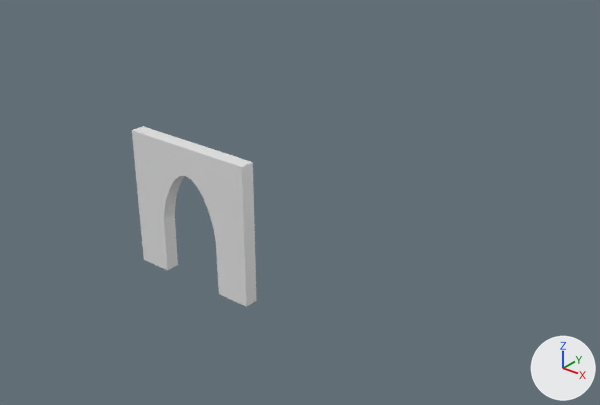
The Blender file GothicChurch.blend: old version first, new version second.
The view is the same before and after, from a 50 mm camera at (16.68, -13.6, 12.03) aimed at (1.72, 5.1, 0.43). Lighting does not change. The marker at lower right points along +X, +Y and +Z. The same objects are shown in both versions, whatever each file hides.

Objects in the first picture: 'Doorway'.
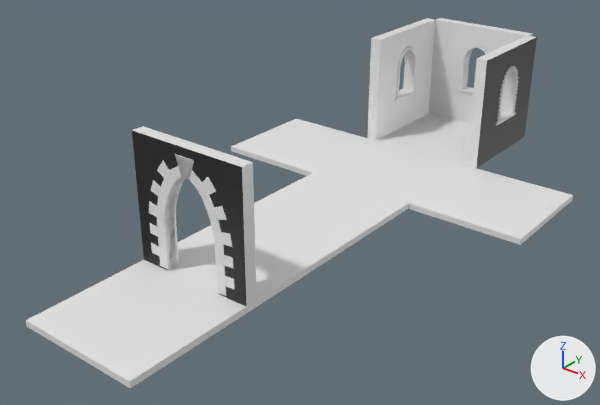
Boxes [x1, y1, x2, y2] around the edits, measured in the pictures (600 x 405 px):
'Floor.006', added
    after: [26, 260, 247, 389]
'Doorway', reshaped, moved, turned
    both: [132, 126, 257, 307]
'Floor.003', added
    after: [408, 166, 573, 245]
'Floor.001', added
    after: [254, 173, 409, 254]
'Window.002', added
    after: [466, 35, 537, 168]
'Window.003', added
    after: [367, 18, 435, 140]
'Floor', added
    after: [168, 218, 337, 313]
'Floor.002', added
    after: [313, 141, 466, 203]
'Window.001', added
    after: [429, 18, 532, 123]
'Floor.004', added
    after: [231, 119, 376, 176]
'Floor.005', added
    after: [376, 114, 470, 165]
part 1 of me_cube, added
    after: [149, 154, 235, 296]
part 2 of me_cube, recoloured (black)
    after: [132, 131, 246, 306]

Edits to the bpy script that builds the scene:
```text
Add mat_out:
    mat_out = principled_material('Out')
    mat_out.base_color = (0.016, 0.016, 0.016)  # black #222222
Change me_cube:
    used by ob_doorway; location = (0.0, 0.0, 0.0)
    remove me_cube.from_pydata(...)  # 42 vertices, 23 faces; spans x 0.0..4.0, y 0.0..0.4, z 0.0..4.0
    add me_cube.from_pydata(...)  # 1770 vertices, 1847 faces; spans x 0.0..4.0, y -0.02..0.42, z 0.0..4.0
    me_cube part 1: 1728 vertices added at x 0.4..3.6, y -0.02..0.42, z 0.05..3.74
    me_cube part 2: 1 face spanning x 0.0..4.0, y 0.4, z 0.0..4.0 switches from mat_material (white #e7e7e7) to mat_out (black #222222)
    add me_cube.materials.append(mat_out)  # black #222222
Add me_cube_012:
    me_cube_012.from_pydata(...)  # 4482 vertices, 4733 faces; spans x 1.58..7.22, y -0.54..0.19, z 0.27..6.77
    # faces by material slot: [4731, 2]
    me_cube_012.materials.append(mat_material)  # white #e7e7e7
    me_cube_012.materials.append(mat_out)  # black #222222
Add me_plane:
    me_plane.from_pydata([(0.0, 0.0, 0.0), (4.0, 0.0, 0.0), (0.0, 4.0, 0.0), (4.0, 4.0, 0.0)], [], [(0, 1, 3, 2)])
Change ob_doorway:
    ob_doorway.location: (0.0, 0.0, 0.0) -> (4.0, 0.4, 0.0)
    ob_doorway.rotation_euler: (0.0, 0.0, 0.0) -> (0.0, 0.0, 3.142)  # degrees (0, 0, 0) -> degrees (0, 0, 180)
Add ob_window_003:
    ob_window_003 = bpy.data.objects.new('Window.003', me_cube_012)
    ob_window_003.location = (-0.32, 10.88, -0.17)
    ob_window_003.rotation_euler = (0.0, 0.0, 1.571)  # degrees (0, 0, 90)
    ob_window_003.scale = (0.71, 0.71, 0.615)
Add ob_window_002:
    ob_window_002 = bpy.data.objects.new('Window.002', me_cube_012)
    ob_window_002.location = (4.3, 17.12, -0.17)
    ob_window_002.rotation_euler = (0.0, 0.0, -1.571)  # degrees (0, 0, -90)
    ob_window_002.scale = (0.71, 0.71, 0.615)
Add ob_floor_006:
    ob_floor_006 = bpy.data.objects.new('Floor.006', me_plane)
    ob_floor_006.location = (0.0, -4.0, 0.0)
    _m = ob_floor_006.modifiers.new('Solidify', 'SOLIDIFY')
    _m.thickness = 0.2
Add ob_floor_005:
    ob_floor_005 = bpy.data.objects.new('Floor.005', me_plane)
    ob_floor_005.location = (0.0, 12.0, 0.0)
    _m = ob_floor_005.modifiers.new('Solidify', 'SOLIDIFY')
    _m.thickness = 0.2
Add ob_floor_004:
    ob_floor_004 = bpy.data.objects.new('Floor.004', me_plane)
    ob_floor_004.location = (-4.0, 8.0, 0.0)
    _m = ob_floor_004.modifiers.new('Solidify', 'SOLIDIFY')
    _m.thickness = 0.2
Add ob_floor_003:
    ob_floor_003 = bpy.data.objects.new('Floor.003', me_plane)
    ob_floor_003.location = (4.0, 8.0, 0.0)
    _m = ob_floor_003.modifiers.new('Solidify', 'SOLIDIFY')
    _m.thickness = 0.2
Add ob_floor_002:
    ob_floor_002 = bpy.data.objects.new('Floor.002', me_plane)
    ob_floor_002.location = (0.0, 8.0, 0.0)
    _m = ob_floor_002.modifiers.new('Solidify', 'SOLIDIFY')
    _m.thickness = 0.2
Add ob_floor_001:
    ob_floor_001 = bpy.data.objects.new('Floor.001', me_plane)
    ob_floor_001.location = (0.0, 4.0, 0.0)
    _m = ob_floor_001.modifiers.new('Solidify', 'SOLIDIFY')
    _m.thickness = 0.2
Add ob_floor:
    ob_floor = bpy.data.objects.new('Floor', me_plane)
    ob_floor.location = (0.0, 0.0, 0.0)
    _m = ob_floor.modifiers.new('Solidify', 'SOLIDIFY')
    _m.thickness = 0.2
Add ob_window_001:
    ob_window_001 = bpy.data.objects.new('Window.001', me_cube_012)
    ob_window_001.location = (-1.11, 16.33, -0.17)
    ob_window_001.scale = (0.71, 0.71, 0.615)
```
